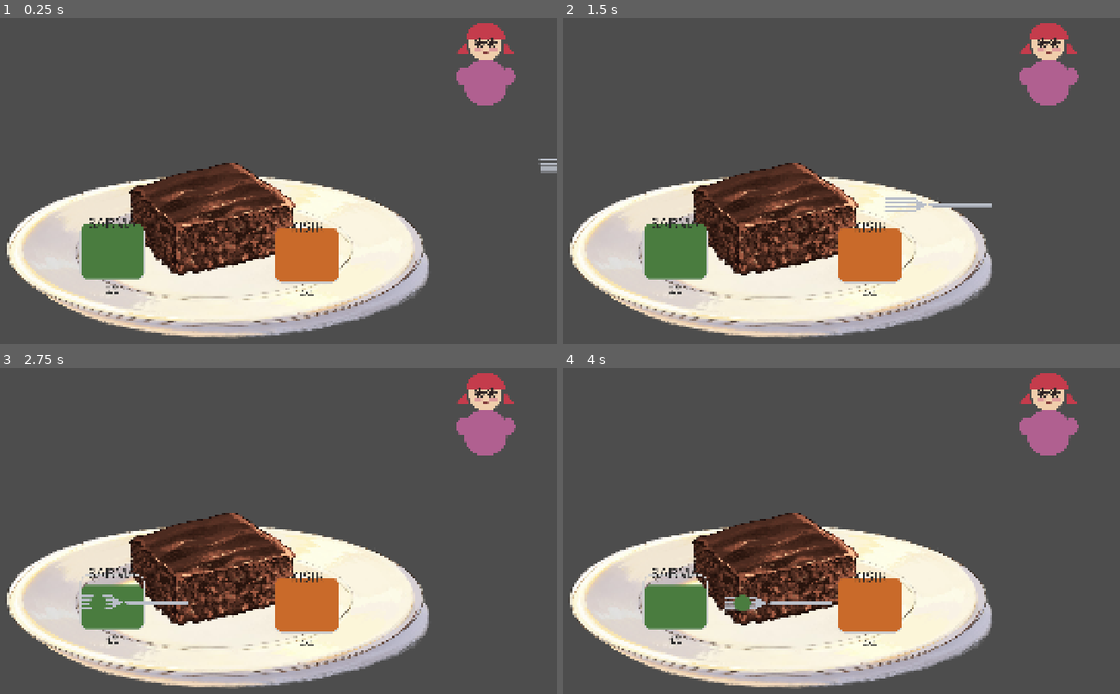
Above: before the commit, frames 1-4 (two rows, left to right).
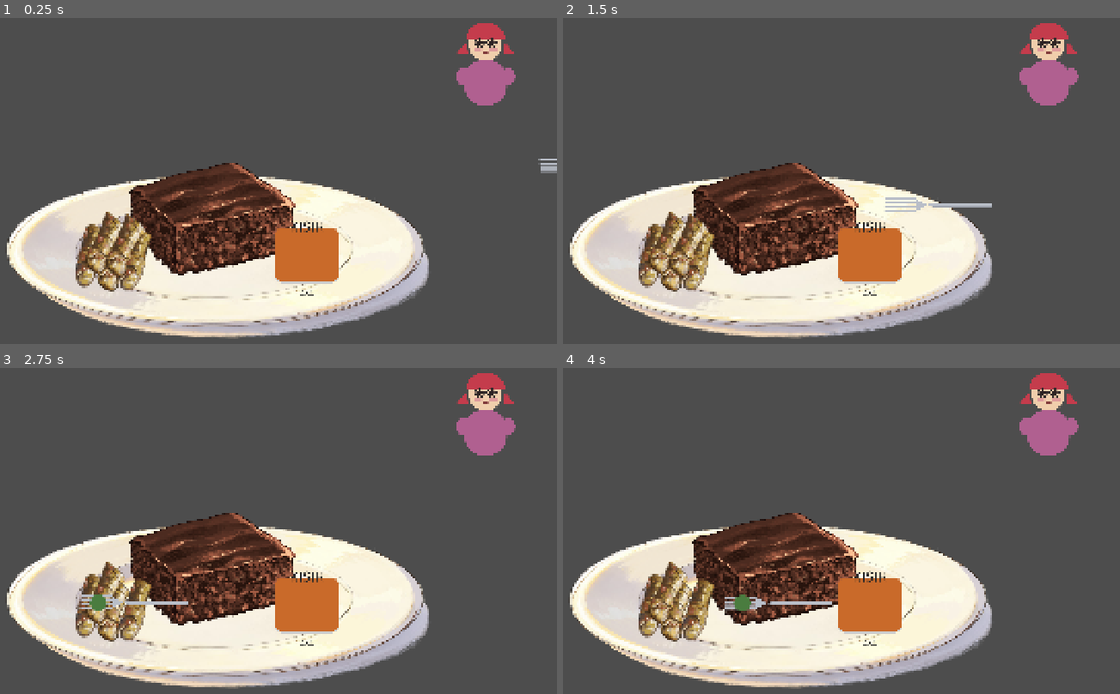
Above: after the commit, the same moments.

Repository: EnesBaytekin/son-lokma
Game: Godot game, scene res://scenes/main.tscn
Two runs of this game, one before a commit and one after it. Both use one fixed random seed, a clock stepped at 60 frames per second and the inputs below.
Inputs:
- Up to frame 1 (0.25 s): no input
- Up to frame 2 (1.5 s): tap Enter at 0.5 s; tap 1 at 0.6 s; tap Space at 0.77 s; tap 2 at 1.35 s
- Up to frame 3 (2.75 s): tap Space at 1.52 s; tap 3 at 2.1 s
- Up to frame 4 (4 s): tap 1 at 2.85 s; tap Space at 3.02, 3.77 s; tap 2 at 3.6 s

The runs differ from the first frame. In frame 1, 2.5% of the frame differs, in the area x 13-28%, y 59-85%; in frame 2, 2.5%; in frame 3, 2.1%; in frame 4, 2.4%.

Commit message:
refactor: make no-challange more estetic

Diff:
--- a/scripts/hayir_challenge.gd
+++ b/scripts/hayir_challenge.gd
@@ -2,52 +2,113 @@
 extends CanvasLayer
 ## "HAYIR" typing challenge. Shows "hayır" in a random mix of upper/lower case;
 ## the player types it back with matching case (Shift / Caps Lock) before the
-## auntie returns. Emits `completed` on success.
+## auntie returns. Typed letters go green, the next one is yellow, the rest are
+## white. A wrong press flashes the current letter red and shakes it. Completing
+## the word emits `completed`.
 
 signal completed
 
 const WORD := "hayır"  # contains the Turkish dotless ı (U+0131)
 const VALID_CHARS := "hayırHAYIR"
 
+const CHAR_FONT_SIZE := 130
+const CELL_W := 120.0
+const CELL_H := 180.0
+const GAP := 16.0
+const WORD_Y := 300.0
+const SHAKE_AMOUNT := 16.0
+
+const COLOR_TYPED := Color(0.35, 0.85, 0.45)   # green
+const COLOR_CURRENT := Color(1.0, 0.82, 0.15)  # yellow
+const COLOR_UNTYPED := Color(1.0, 1.0, 1.0)    # white
+const COLOR_WRONG := Color(1.0, 0.3, 0.25)     # red
+
 var _target: String = ""
 var _index: int = 0
 var _active: bool = false
 
 var _prompt: Label
-var _word: RichTextLabel
+var _char_labels: Array[Label] = []
+var _bold_font: FontVariation
+var _shake_tween: Tween
 
 
 func _ready() -> void:
+	_bold_font = FontVariation.new()
+	_bold_font.base_font = ThemeDB.fallback_font
+	_bold_font.variation_embolden = 0.8
+	_build_ui()
+	set_visible(false)
+
+
+func _build_ui() -> void:
+	var root := Control.new()
+	root.set_anchors_and_offsets_preset(Control.PRESET_FULL_RECT)
+	add_child(root)
+
+	var backdrop := Panel.new()
+	backdrop.add_theme_stylebox_override("panel", _make_panel_style())
+	backdrop.position = Vector2(480, 150)
+	backdrop.size = Vector2(960, 380)
+	root.add_child(backdrop)
+
 	_prompt = Label.new()
 	_prompt.text = "Teyze gelmeden aynısını yaz:"
 	_prompt.horizontal_alignment = HORIZONTAL_ALIGNMENT_CENTER
-	_prompt.add_theme_font_size_override("font_size", 34)
-	_prompt.add_theme_color_override("font_color", Color(1.0, 0.96, 0.82))
-	_prompt.position = Vector2(0, 150)
-	_prompt.size = Vector2(1920, 60)
-	add_child(_prompt)
+	_prompt.add_theme_font_size_override("font_size", 42)
+	_prompt.add_theme_color_override("font_color", Color(1.0, 0.96, 0.85))
+	_prompt.position = Vector2(0, 200)
+	_prompt.size = Vector2(1920, 70)
+	root.add_child(_prompt)
 
-	_word = RichTextLabel.new()
-	_word.bbcode_enabled = true
-	_word.scroll_active = false
-	_word.add_theme_font_size_override("normal_font_size", 96)
-	_word.position = Vector2(0, 240)
-	_word.size = Vector2(1920, 140)
-	add_child(_word)
+	for _i in WORD.length():
+		var lbl := Label.new()
+		lbl.add_theme_font_override("font", _bold_font)
+		lbl.add_theme_font_size_override("font_size", CHAR_FONT_SIZE)
+		lbl.horizontal_alignment = HORIZONTAL_ALIGNMENT_CENTER
+		lbl.vertical_alignment = VERTICAL_ALIGNMENT_CENTER
+		lbl.size = Vector2(CELL_W, CELL_H)
+		root.add_child(lbl)
+		_char_labels.append(lbl)
 
-	set_visible(false)
+	_layout_chars()
+
+
+func _make_panel_style() -> StyleBoxFlat:
+	var sb := StyleBoxFlat.new()
+	sb.bg_color = Color(0.04, 0.04, 0.06, 0.55)
+	sb.set_corner_radius_all(24)
+	sb.border_color = Color(1.0, 1.0, 1.0, 0.08)
+	sb.set_border_width_all(1)
+	return sb
+
+
+func _layout_chars() -> void:
+	var total := _char_labels.size() * CELL_W + (_char_labels.size() - 1) * GAP
+	var start_x := (1920.0 - total) * 0.5
+	for i in _char_labels.size():
+		_char_labels[i].position = Vector2(start_x + i * (CELL_W + GAP), WORD_Y)
+
+
+func _char_x(i: int) -> float:
+	var total := _char_labels.size() * CELL_W + (_char_labels.size() - 1) * GAP
+	var start_x := (1920.0 - total) * 0.5
+	return start_x + i * (CELL_W + GAP)
 
 
 func start() -> void:
 	_target = _random_case(WORD)
 	_index = 0
 	_active = true
+	_layout_chars()
 	_refresh()
 	set_visible(true)
 
 
 func stop() -> void:
 	_active = false
+	if _shake_tween != null and _shake_tween.is_valid():
+		_shake_tween.kill()
 	set_visible(false)
 
 
@@ -63,18 +124,15 @@
 
 
 func _refresh() -> void:
-	var typed := _target.substr(0, _index)
-	var next_ch := _target.substr(_index, 1)
-	var rest := _target.substr(_index + 1)
-	var bb := "[center]"
-	if typed != "":
-		bb += "[color=#6fd982]" + typed + "[/color]"
-	if next_ch != "":
-		bb += "[u][b]" + next_ch + "[/b][/u]"
-	if rest != "":
-		bb += rest
-	bb += "[/center]"
-	_word.text = bb
+	for i in _char_labels.size():
+		var lbl := _char_labels[i]
+		lbl.text = _target[i]
+		if i < _index:
+			lbl.add_theme_color_override("font_color", COLOR_TYPED)
+		elif i == _index:
+			lbl.add_theme_color_override("font_color", COLOR_CURRENT)
+		else:
+			lbl.add_theme_color_override("font_color", COLOR_UNTYPED)
 
 
 func _unhandled_input(event: InputEvent) -> void:
@@ -93,6 +151,26 @@
 		if _index >= _target.length():
 			_active = false
 			completed.emit()
+	else:
+		_flash_wrong()
+
+
+func _flash_wrong() -> void:
+	var idx := _index
+	var lbl := _char_labels[idx]
+	if _shake_tween != null and _shake_tween.is_valid():
+		_shake_tween.kill()
+	var base_x := _char_x(idx)
+	lbl.position.x = base_x
+	lbl.add_theme_color_override("font_color", COLOR_WRONG)
+	_shake_tween = create_tween()
+	for _i in 3:
+		_shake_tween.tween_property(lbl, "position:x", base_x + SHAKE_AMOUNT, 0.05)
+		_shake_tween.tween_property(lbl, "position:x", base_x - SHAKE_AMOUNT, 0.05)
+	_shake_tween.tween_property(lbl, "position:x", base_x, 0.05)
+	_shake_tween.tween_callback(func() -> void:
+		if _active and _index == idx:
+			lbl.add_theme_color_override("font_color", COLOR_CURRENT))
 
 
 func _char_from_event(event: InputEventKey) -> String:
Binary file changed: assets/foods/sarma/sarma_0.png
Not shown, changed: assets/foods/sarma/sarma_0.png.import
Binary file changed: assets/foods/sarma/sarma_1.png
Not shown, changed: assets/foods/sarma/sarma_1.png.import
Binary file changed: assets/foods/sarma/sarma_2.png
Not shown, changed: assets/foods/sarma/sarma_2.png.import
Binary file changed: assets/foods/sarma/sarma_3.png
Not shown, changed: assets/foods/sarma/sarma_3.png.import
Binary file changed: assets/foods/sarma/sarma_4.png
Not shown, changed: assets/foods/sarma/sarma_4.png.import
Not shown, added: check_challenge.gd.uid
